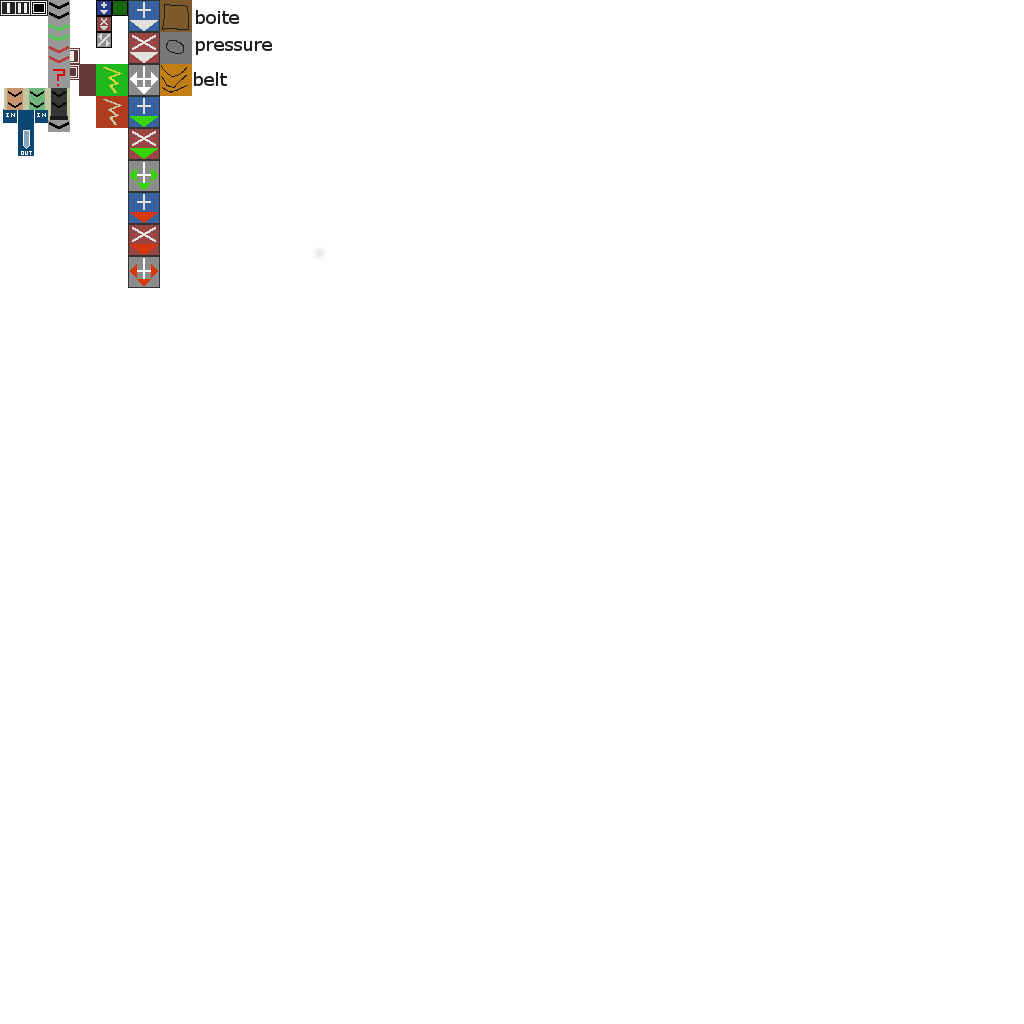
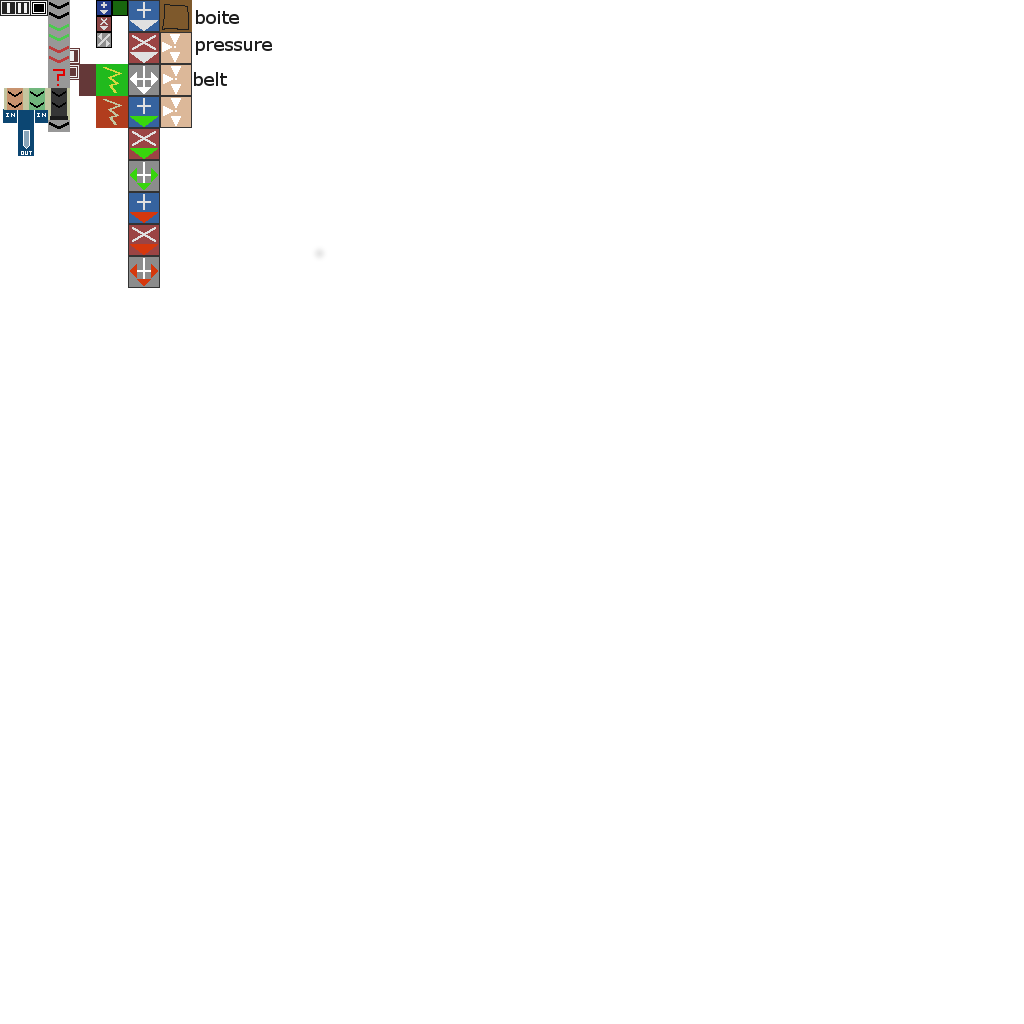
Revision of a layered 1024x1024 image; what changed, layer by layer:
painted on "big" over [left=160, top=32, right=192, bottom=128]
